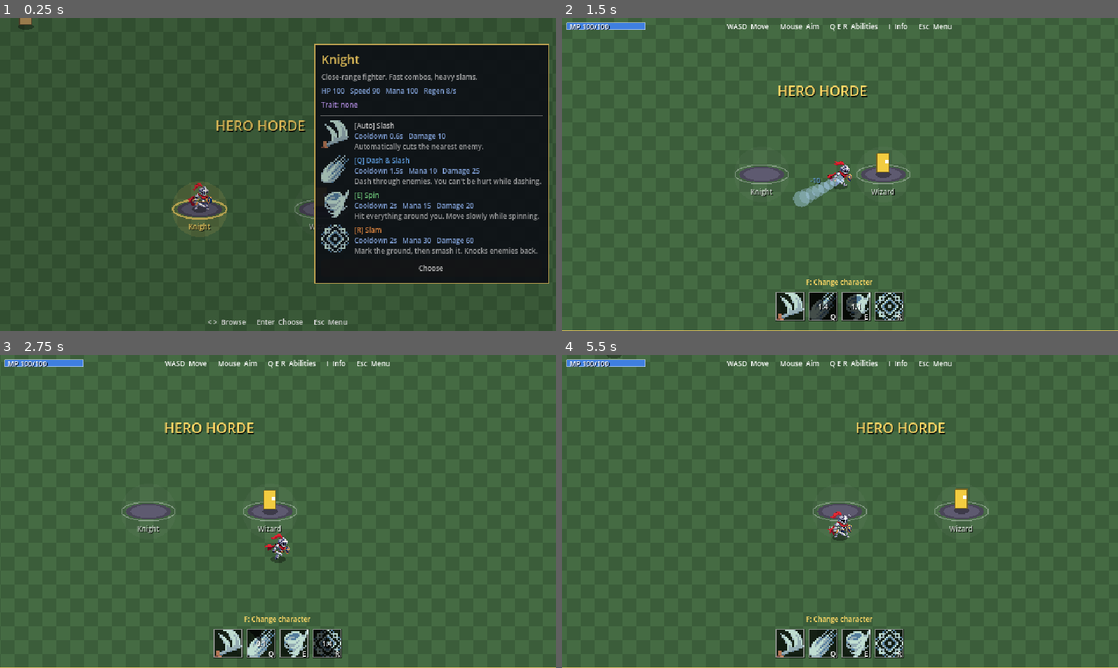
Above: before the commit, frames 1-4 (two rows, left to right).
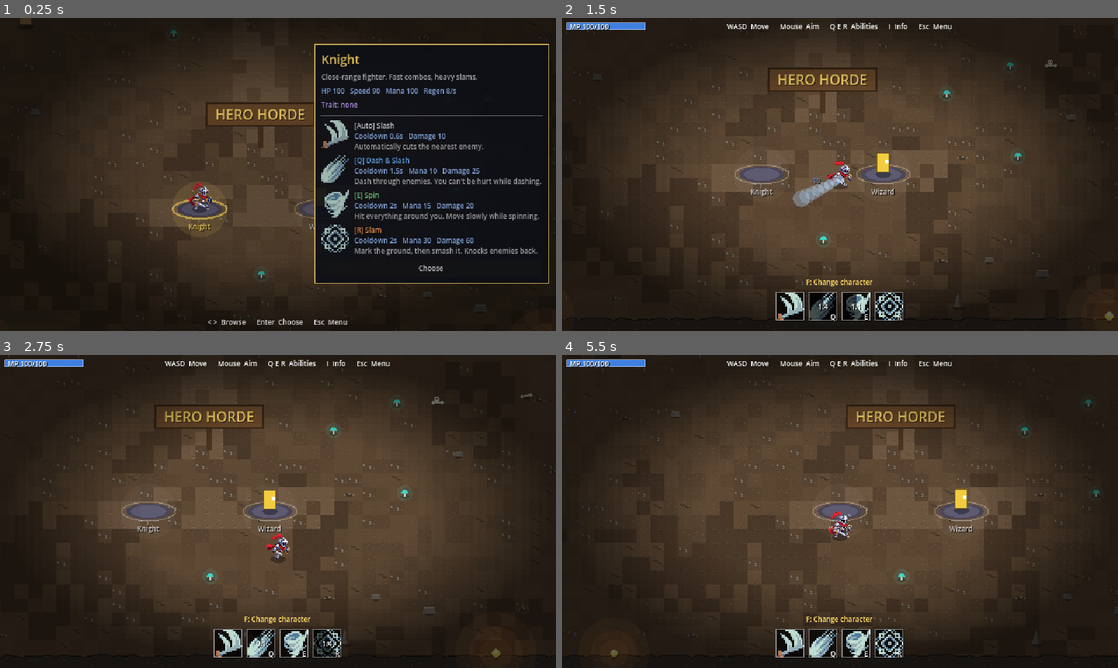
Above: after the commit, the same moments.

Repository: boki-io/game
Game: Godot game, scene res://scenes/hub.tscn
Two runs of this game, one before a commit and one after it. Both use one fixed random seed, a clock stepped at 60 frames per second and the inputs below.
Inputs (mouse positions are in pixels of both pictures, inside the frame that each line leads up to):
- Up to frame 1 (0.25 s): no input
- Up to frame 2 (1.5 s): tap Enter (hub_confirm) at 0.5 s; move the mouse to (762, 196) at 0.52 s; hold D (hub_right) 0.53-1.28 s; tap E (ability_e) at 0.6 s; click (762, 196) at 0.67 s; move the mouse to (923, 161) at 1.27 s; hold S (move_down) from 1.28 s (still down); tap Q (ability_q) at 1.35 s; click (923, 161) at 1.42 s
- Up to frame 3 (2.75 s): move the mouse to (333, 442) at 2.02 s; release S (move_down) at 2.03 s; hold D (hub_right) from 2.03 s (still down); tap R (ability_r) at 2.1 s; click (333, 442) at 2.17 s
- Up to frame 4 (5.5 s): move the mouse to (812, 574) at 2.77 s; release D (hub_right) at 2.78 s; hold W (move_up) 2.78-3.53 s; tap Enter (hub_confirm) at 2.85 s; click (812, 574) at 2.92 s; move the mouse to (1006, 558) at 3.52 s; hold I (hub_info) 3.53-4.28 s; hold A (hub_left) 3.53-5 s; click (1006, 558) at 3.67 s; move the mouse to (673, 464) at 4.27 s; tap F (interact) at 4.35 s; click (673, 464) at 4.42 s; click "Choose" at 5 s

The runs differ from the first frame. In frame 1, 64% of the frame differs, in the area x 0-100%, y 0-100%; in frame 2, 96%; in frame 3, 96%; in frame 4, 96%.

Commit message:
Hub cave look (M27)
Dirt floor (Ground look option), solid rock walls (Arena wall_band), flickering
wall torches, a vignette, seeded decor kept off gameplay areas and a wooden post
sign. The run's arena is unchanged.

Co-Authored-By: Claude Sonnet 5.5 <noreply@anthropic.com>

Diff:
--- a/scenes/hub.tscn
+++ b/scenes/hub.tscn
@@ -13,6 +13,17 @@
 [ext_resource type="Script" path="res://scripts/systems/player_projectiles.gd" id="11"]
 [ext_resource type="PackedScene" path="res://scenes/player_projectile.tscn" id="12"]
 [ext_resource type="Script" path="res://scripts/systems/effects.gd" id="13"]
+[ext_resource type="Script" path="res://scripts/hub/hub_cave.gd" id="14"]
+
+[sub_resource type="Gradient" id="vignette_gradient"]
+offsets = PackedFloat32Array(0.5, 1.0)
+colors = PackedColorArray(0, 0, 0, 0, 0, 0, 0, 0.62)
+
+[sub_resource type="GradientTexture2D" id="vignette_texture"]
+gradient = SubResource("vignette_gradient")
+fill = 1
+fill_from = Vector2(0.5, 0.5)
+fill_to = Vector2(1, 0.5)
 
 [node name="Hub" type="Node2D"]
 y_sort_enabled = true
@@ -21,14 +32,20 @@
 [node name="Arena" type="Node2D" parent="."]
 script = ExtResource("2")
 size = Vector2i(960, 560)
+wall_band = 16
 
 [node name="World" type="Node2D" parent="."]
 y_sort_enabled = true
 
 [node name="Ground" type="TileMapLayer" parent="World"]
 script = ExtResource("3")
+look = 1
+path_rects = Array[Rect2]([Rect2(450, 0, 60, 390), Rect2(330, 360, 300, 40)])
 
 [node name="Pedestals" type="Node2D" parent="World"]
+y_sort_enabled = true
+
+[node name="Decor" type="Node2D" parent="World"]
 y_sort_enabled = true
 
 [node name="Dummies" type="Node2D" parent="World"]
@@ -47,14 +64,28 @@
 [node name="Effects" type="Node2D" parent="World"]
 script = ExtResource("13")
 
+[node name="Cave" type="Node2D" parent="."]
+script = ExtResource("14")
+
 [node name="Door" type="Node2D" parent="."]
 position = Vector2(480, 0)
 script = ExtResource("5")
+wall_band = 16.0
 
 [node name="Camera" type="Camera2D" parent="."]
 script = ExtResource("4")
 
 [node name="UI" type="CanvasLayer" parent="."]
+
+[node name="Vignette" type="TextureRect" parent="UI"]
+anchors_preset = 15
+anchor_right = 1.0
+anchor_bottom = 1.0
+grow_horizontal = 2
+grow_vertical = 2
+mouse_filter = 2
+texture = SubResource("vignette_texture")
+expand_mode = 1
 
 [node name="Hud" type="Control" parent="UI"]
 layout_mode = 3
--- a/scripts/hub.gd
+++ b/scripts/hub.gd
@@ -20,6 +20,9 @@
 const SPAWN_BELOW_PEDESTAL := 30.0
 const SPAWN_BELOW_DOOR := 40.0  # below the door trigger, when returning from a run
 const CAMERA_BLEND := 0.3
+const WALL_BAND := 16.0  # the rock band; matches the Arena's wall_band in hub.tscn
+const SIGN_POS := Vector2(480, 290)
+const TRAINING_AREA := Rect2(110, 100, 140, 120)
 const BROWSE_HINT := "< >  Browse      Enter  Choose      Esc  Menu"
 const WALK_HINT := "WASD  Move      Mouse  Aim      Q E R  Abilities      I  Info      Esc  Menu"
 
@@ -47,6 +50,7 @@
 	characters = CharacterRegistry.all()
 	_build_pedestals()
 	_build_dummies()
+	_build_cave()
 	panel.choose_pressed.connect(_confirm)
 	door.player_entered.connect(_enter_run)
 	door.set_open(false)
@@ -55,7 +59,7 @@
 	if last:
 		for i in characters.size():
 			if characters[i].id == last.id:
-				_enter_walk(i, Vector2(door.position.x, SPAWN_BELOW_DOOR + HubDoor.SIZE.y), true)
+				_enter_walk(i, Vector2(door.position.x, WALL_BAND + SPAWN_BELOW_DOOR + HubDoor.SIZE.y), true)
 				return
 	_enter_browse(0, true)
 
@@ -97,6 +101,31 @@
 		p.setup(characters[i])
 		p.clicked.connect(_on_pedestal_clicked)
 		pedestals.append(p)
+
+
+## Torches on the walls and the decor, which keeps clear of everything gameplay uses.
+func _build_cave() -> void:
+	var size := Vector2(Arena.world_size)
+	var cave: HubCave = $Cave
+	var b := WALL_BAND
+	cave.wall_band = b
+	cave.torches = [Vector2(door.position.x - 44.0, 9.0), Vector2(door.position.x + 44.0, 9.0),
+		Vector2(150.0, size.y - b + 1.0), Vector2(size.x - 150.0, size.y - b + 1.0), Vector2(b - 3.0, 170.0)]
+	for item in HubDecor.layout(size, b, reserved_areas()):
+		var decor := HubDecor.new()
+		decor.kind = item.kind
+		decor.variant = item.variant
+		decor.position = item.pos
+		$World/Decor.add_child(decor)
+
+
+## Floor the decor must stay off: the pedestals, the training area, the lane from the door and the sign.
+func reserved_areas() -> Array[Rect2]:
+	var out: Array[Rect2] = [TRAINING_AREA, Rect2(SIGN_POS.x - 70.0, SIGN_POS.y - 30.0, 140.0, 50.0),
+		Rect2(door.position.x - 24.0, 0.0, 48.0, 110.0)]
+	for p in pedestals:
+		out.append(Rect2(p.position + Vector2(-34, -60), Vector2(68, 90)))
+	return out
 
 
 ## Three indestructible training dummies north-west of the room. Their data is set before they enter the tree
@@ -217,9 +246,12 @@
 	GameSession.start_run(characters[focus_index])
 
 
+## The title on a wooden post sign.
 func _draw() -> void:
 	var font := ThemeDB.fallback_font
-	var pos := Vector2(CENTER_X - 100.0, 290.0)
-	draw_string(font, pos + Vector2(1, 1), "HERO HORDE", HORIZONTAL_ALIGNMENT_CENTER, 200.0, 16, Color(0, 0, 0, 0.8))
+	draw_rect(Rect2(SIGN_POS + Vector2(-3, -8), Vector2(6, 28)), Color("4a3320"))
+	draw_rect(Rect2(SIGN_POS + Vector2(-62, -32), Vector2(124, 26)), Color("6b4a2b"))
+	draw_rect(Rect2(SIGN_POS + Vector2(-62, -32), Vector2(124, 26)), Color("3a2716"), false, 2.0)
+	draw_string(font, SIGN_POS + Vector2(-100, -13) + Vector2(1, 1), "HERO HORDE", HORIZONTAL_ALIGNMENT_CENTER, 200.0, 16, Color(0, 0, 0, 0.6))
+	draw_string(font, SIGN_POS + Vector2(-100, -13), "HERO HORDE", HORIZONTAL_ALIGNMENT_CENTER, 200.0, 16, Color("ffd866"))
 	draw_string(font, Vector2(90, 100), "TRAINING", HORIZONTAL_ALIGNMENT_CENTER, 120.0, 8, Color(1, 1, 1, 0.4))
-	draw_string(font, pos, "HERO HORDE", HORIZONTAL_ALIGNMENT_CENTER, 200.0, 16, Color("ffd866"))
--- /dev/null
+++ b/scripts/hub/hub_cave.gd
@@ -0,0 +1,96 @@
+class_name HubCave
+extends Node2D
+## The cave walls of the hub: a band of rock along every edge with a ragged inner edge, and the wall torches
+## (flickering flames with a warm additive glow). Drawing only; the solid collision is the Arena's.
+
+const ROCK := Color("3a322b")
+const ROCK_DARK := Color("1e1a17")
+const ROCK_LIGHT := Color("4d443a")
+const STEP := 8.0
+const ROCK_SEED := 99
+
+@export var wall_band := 16.0
+## Torches along the walls, in world coordinates.
+var torches: Array[Vector2] = []
+
+var _rock_edges: Array[PackedVector2Array] = []  # one polygon per side
+var _flecks: Array[Rect2] = []
+var _time := 0.0
+var _glow: TorchGlow
+
+
+func _ready() -> void:
+	z_index = -9
+	_build_rock()
+	_glow = TorchGlow.new()
+	_glow.cave = self
+	_glow.z_index = 20
+	var mat := CanvasItemMaterial.new()
+	mat.blend_mode = CanvasItemMaterial.BLEND_MODE_ADD
+	_glow.material = mat
+	add_child(_glow)
+
+
+func _process(delta: float) -> void:
+	_time += delta
+	_glow.queue_redraw()
+	queue_redraw()
+
+
+## Flicker for torch `i`: about 0.85 .. 1.15.
+func flicker(i: int) -> float:
+	return 1.0 + 0.1 * sin(_time * 9.0 + i * 2.3) + 0.05 * sin(_time * 23.0 + i * 5.1)
+
+
+func _build_rock() -> void:
+	var rng := RandomNumberGenerator.new()
+	rng.seed = ROCK_SEED
+	var w := float(Arena.world_size.x)
+	var h := float(Arena.world_size.y)
+	var b := wall_band
+	# Each side: a polygon from the room's edge to a jagged line that never goes past the collider (b).
+	var sides := [
+		[Vector2(0, 0), Vector2(1, 0), w, Vector2(0, 1)],
+		[Vector2(0, h), Vector2(1, 0), w, Vector2(0, -1)],
+		[Vector2(0, 0), Vector2(0, 1), h, Vector2(1, 0)],
+		[Vector2(w, 0), Vector2(0, 1), h, Vector2(-1, 0)],
+	]
+	for side in sides:
+		var origin: Vector2 = side[0]
+		var along: Vector2 = side[1]
+		var length: float = side[2]
+		var inward: Vector2 = side[3]
+		var pts := PackedVector2Array([origin, origin + along * length])
+		var d := length
+		while d >= 0.0:
+			var depth := b - rng.randf_range(0.0, 4.0)
+			pts.append(origin + along * d + inward * depth)
+			if rng.randf() < 0.5:
+				_flecks.append(Rect2(origin + along * d + inward * rng.randf_range(2.0, b - 5.0), Vector2(3, 2)))
+			d -= STEP
+		_rock_edges.append(pts)
+
+
+func _draw() -> void:
+	for poly in _rock_edges:
+		draw_colored_polygon(poly, ROCK)
+		var outline := poly.slice(2)
+		draw_polyline(outline, ROCK_DARK, 1.0)
+	for f in _flecks:
+		draw_rect(f, ROCK_LIGHT)
+	for t in torches:  # the bracket and the flame's stem
+		draw_rect(Rect2(t + Vector2(-2, 0), Vector2(4, 6)), Color("2b2018"))
+
+
+## The soft glow and flame of every torch, drawn additively on its own node.
+class TorchGlow extends Node2D:
+	var cave: HubCave
+
+	func _draw() -> void:
+		for i in cave.torches.size():
+			var p := cave.torches[i] + Vector2(0, -2)
+			var f := cave.flicker(i)
+			for r in [46.0, 30.0, 18.0]:
+				draw_circle(p, r * f, Color(1.0, 0.55, 0.2, 0.08))
+			draw_circle(p, 4.5 * f, Color(1.0, 0.65, 0.2, 0.9))
+			draw_circle(p + Vector2(0, -2), 2.0 * f, Color(1.0, 0.95, 0.6, 0.9))
--- /dev/null
+++ b/scripts/hub/hub_decor.gd
@@ -0,0 +1,96 @@
+class_name HubDecor
+extends Node2D
+## One piece of non-blocking cave decor: a stalagmite, rock, pebbles, bones or a glowing mushroom.
+## `layout()` decides where they go: seeded (the same every launch), mostly along the walls, and never on
+## the reserved areas (pedestals, training area, door lane, sign).
+
+enum Kind { STALAGMITE, ROCK, PEBBLES, BONES, MUSHROOM }
+
+const COUNT := 48  # at most 60
+const CLEARANCE := 24.0
+const WALL_MARGIN := 10.0  # how far in from the rock band decor may start
+const DECOR_SEED := 7
+
+var kind := Kind.ROCK
+var variant := 0
+
+
+## A list of {kind, pos, variant}. `size` is the room, `band` the rock band, `reserved` rectangles to keep clear.
+static func layout(size: Vector2, band: float, reserved: Array[Rect2]) -> Array[Dictionary]:
+	var rng := RandomNumberGenerator.new()
+	rng.seed = DECOR_SEED
+	var out: Array[Dictionary] = []
+	var keep_out: Array[Rect2] = []
+	for r in reserved:
+		keep_out.append(r.grow(CLEARANCE))
+	var tries := 0
+	while out.size() < COUNT and tries < 2000:
+		tries += 1
+		var kind_roll := rng.randf()
+		var k: Kind
+		var pos: Vector2
+		if kind_roll < 0.35:  # stalagmites and rocks hug the walls
+			k = Kind.STALAGMITE if rng.randf() < 0.6 else Kind.ROCK
+			pos = _near_wall(rng, size, band)
+		else:
+			k = [Kind.PEBBLES, Kind.PEBBLES, Kind.BONES, Kind.MUSHROOM, Kind.ROCK][rng.randi_range(0, 4)]
+			pos = Vector2(rng.randf_range(band + WALL_MARGIN, size.x - band - WALL_MARGIN),
+				rng.randf_range(band + WALL_MARGIN + 12.0, size.y - band - WALL_MARGIN))
+		var blocked := false
+		for r in keep_out:
+			if r.has_point(pos):
+				blocked = true
+				break
+		if not blocked:
+			out.append({kind = k, pos = pos.round(), variant = rng.randi_range(0, 2)})
+	return out
+
+
+static func _near_wall(rng: RandomNumberGenerator, size: Vector2, band: float) -> Vector2:
+	var inset := band + WALL_MARGIN + rng.randf_range(0.0, 14.0)
+	match rng.randi_range(0, 3):
+		0:
+			return Vector2(rng.randf_range(inset, size.x - inset), inset + 10.0)
+		1:
+			return Vector2(rng.randf_range(inset, size.x - inset), size.y - inset)
+		2:
+			return Vector2(inset, rng.randf_range(inset + 10.0, size.y - inset))
+		_:
+			return Vector2(size.x - inset, rng.randf_range(inset + 10.0, size.y - inset))
+
+
+func _draw() -> void:
+	draw_set_transform(Vector2.ZERO)
+	_shadow(7.0 if kind == Kind.STALAGMITE else 5.0)
+	match kind:
+		Kind.STALAGMITE:
+			var h := 14.0 + variant * 5.0
+			draw_colored_polygon(PackedVector2Array([Vector2(-6, 0), Vector2(-1, -h), Vector2(6, 0)]), Color("6b6256"))
+			draw_colored_polygon(PackedVector2Array([Vector2(-1, -h), Vector2(6, 0), Vector2(1, 0)]), Color("4c453c"))
+		Kind.ROCK:
+			var w := 6.0 + variant * 2.0
+			draw_colored_polygon(PackedVector2Array([Vector2(-w, 0), Vector2(-w + 2, -w), Vector2(w - 2, -w + 1), Vector2(w, 0)]), Color("6a625a"))
+			draw_line(Vector2(-w + 2, -w), Vector2(w - 2, -w + 1), Color("857c72"), 1.0)
+		Kind.PEBBLES:
+			for i in 3:
+				draw_rect(Rect2(Vector2(-6 + i * 5 + variant, -1 - (i % 2)), Vector2(2 + (i % 2), 2)), Color("7a7268"))
+		Kind.BONES:
+			draw_line(Vector2(-5, -1), Vector2(5, -3 + variant), Color("cfc8b4"), 2.0)
+			draw_circle(Vector2(5, -3 + variant), 1.6, Color("cfc8b4"))
+			draw_circle(Vector2(-5, -1), 1.6, Color("cfc8b4"))
+			if variant == 2:
+				draw_circle(Vector2(-1, -5), 3.0, Color("d8d2c0"))
+				draw_rect(Rect2(-2, -6, 1, 1), Color("2a2622"))
+				draw_rect(Rect2(0, -6, 1, 1), Color("2a2622"))
+		Kind.MUSHROOM:
+			draw_circle(Vector2(0, -4), 9.0, Color(0.3, 0.9, 0.85, 0.10))
+			draw_rect(Rect2(-1, -4, 2, 4), Color("b9c9c4"))
+			draw_colored_polygon(PackedVector2Array([Vector2(-4, -4), Vector2(-2, -8), Vector2(2, -8), Vector2(4, -4)]), Color("3fd6c4"))
+
+
+func _shadow(radius: float) -> void:
+	var pts := PackedVector2Array()
+	for i in 12:
+		var a := TAU * i / 12.0
+		pts.append(Vector2(cos(a) * radius, sin(a) * radius * 0.4))
+	draw_colored_polygon(pts, Color(0, 0, 0, 0.3))
--- a/scripts/hub/hub_door.gd
+++ b/scripts/hub/hub_door.gd
@@ -6,6 +6,8 @@
 signal player_entered
 
 const SIZE := Vector2(48, 24)
+## The rock band the doorway is carved into: the trigger sits just inside it, on the walkable floor.
+@export var wall_band := 0.0
 ## Ignores the Player for this long after the scene loads, so a return from a run cannot re-trigger it.
 const GRACE_TIME := 1.0
 
@@ -25,7 +27,7 @@
 	shape.size = SIZE
 	var cs := CollisionShape2D.new()
 	cs.shape = shape
-	cs.position = Vector2(0, SIZE.y / 2.0)
+	cs.position = Vector2(0, wall_band + SIZE.y / 2.0)
 	_trigger.add_child(cs)
 	_trigger.body_entered.connect(_on_body_entered)
 	add_child(_trigger)
@@ -50,7 +52,7 @@
 
 func _draw() -> void:
 	var w := SIZE.x
-	var frame := Rect2(-w / 2.0 - 3.0, 0, w + 6.0, SIZE.y + 3.0)
+	var frame := Rect2(-w / 2.0 - 3.0, 0, w + 6.0, SIZE.y + 3.0)  # carved into the band, so no taller with it
 	draw_rect(frame, Color("2a2833"))
 	var inner := Rect2(-w / 2.0, 0, w, SIZE.y)
 	draw_rect(inner, Color("ffd866", 0.9) if is_open else Color("0c0b10"))
--- a/scripts/systems/arena.gd
+++ b/scripts/systems/arena.gd
@@ -10,6 +10,9 @@
 static var world_size := Vector2i(1600, 896)
 
 @export var size := Vector2i(1600, 896)
+## A solid, visible band of rock along every edge (the hub's cave walls). The colliders sit at the band's inner
+## edge. 0 keeps the plain walls outside the arena and the yellow border (the run).
+@export var wall_band := 0
 
 
 func _enter_tree() -> void:
@@ -25,10 +28,11 @@
 	var w := float(size.x)
 	var h := float(size.y)
 	var t := WALL_THICKNESS
-	_add_wall(walls, Rect2(-t, -t, w + 2 * t, t))
-	_add_wall(walls, Rect2(-t, h, w + 2 * t, t))
-	_add_wall(walls, Rect2(-t, 0, t, h))
-	_add_wall(walls, Rect2(w, 0, t, h))
+	var b := float(wall_band)
+	_add_wall(walls, Rect2(-t, -t, w + 2 * t, t + b))
+	_add_wall(walls, Rect2(-t, h - b, w + 2 * t, t + b))
+	_add_wall(walls, Rect2(-t, 0, t + b, h))
+	_add_wall(walls, Rect2(w - b, 0, t + b, h))
 
 
 func _add_wall(body: StaticBody2D, rect: Rect2) -> void:
@@ -41,4 +45,6 @@
 
 
 func _draw() -> void:
+	if wall_band > 0:
+		return  # the cave draws its own rock
 	draw_rect(Rect2(Vector2.ZERO, Vector2(size)), Color("e0c060"), false, 2.0)
--- a/scripts/systems/ground.gd
+++ b/scripts/systems/ground.gd
@@ -2,10 +2,20 @@
 ## Placeholder checkerboard ground built at runtime until a real tileset exists.
 
 const TILE := 16
+const DIRT_SEED := 4242
+
+enum Look { GRASS, DIRT }
+
+@export var look := Look.GRASS
+## DIRT only: floor that gets the lighter, worn-path tiles (the walk from the door to the pedestals).
+@export var path_rects: Array[Rect2] = []
 
 
 func _ready() -> void:
 	z_index = -10
+	if look == Look.DIRT:
+		_build_dirt()
+		return
 	var img := Image.create(TILE * 2, TILE, false, Image.FORMAT_RGBA8)
 	img.fill_rect(Rect2i(0, 0, TILE, TILE), Color("3b5d3a"))
 	img.fill_rect(Rect2i(TILE, 0, TILE, TILE), Color("456b43"))
@@ -21,3 +31,74 @@
 	for x in Arena.world_size.x / TILE:
 		for y in Arena.world_size.y / TILE:
 			set_cell(Vector2i(x, y), 0, Vector2i((x + y) % 2, 0))
+
+
+## Dirt floor: plain tiles in a few shades, with seeded speckles; some pebbled and cracked ones, darker patches
+## from noise and lighter worn paths. Seeded, so the floor is the same on every launch.
+const DIRT_PLAIN := [Color("5b4632"), Color("604a35"), Color("574330"), Color("5e4934")]
+const DIRT_DARK := Color("4a3828")
+const DIRT_LIGHT := Color("6d5640")
+const VARIANT_DARK := 4
+const VARIANT_LIGHT := 5
+const VARIANT_PEBBLED := 6
+const VARIANT_CRACKED := 7
+
+
+func _build_dirt() -> void:
+	var rng := RandomNumberGenerator.new()
+	rng.seed = DIRT_SEED
+	var img := Image.create(TILE * 8, TILE, false, Image.FORMAT_RGBA8)
+	for v in 8:
+		var base: Color = DIRT_PLAIN[v % 4]
+		if v == VARIANT_DARK:
+			base = DIRT_DARK
+		elif v == VARIANT_LIGHT:
+			base = DIRT_LIGHT
+		img.fill_rect(Rect2i(v * TILE, 0, TILE, TILE), base)
+		for i in 7:  # speckles
+			var c := base.darkened(0.18) if rng.randf() < 0.6 else base.lightened(0.12)
+			img.set_pixel(v * TILE + rng.randi_range(0, TILE - 1), rng.randi_range(0, TILE - 1), c)
+		if v == VARIANT_PEBBLED:
+			for i in 3:
+				var p := Vector2i(v * TILE + rng.randi_range(1, TILE - 4), rng.randi_range(1, TILE - 4))
+				img.fill_rect(Rect2i(p, Vector2i(2, 2)), Color("7a7268"))
+				img.set_pixel(p.x, p.y + 2, Color("3a342e"))
+		elif v == VARIANT_CRACKED:
+			var p := Vector2i(v * TILE + 2, 3)
+			for i in 11:
+				img.set_pixel(p.x + i, clampi(p.y + i / 2 + rng.randi_range(-1, 1), 0, TILE - 1), Color("33261b"))
+	var source := TileSetAtlasSource.new()
+	source.texture = ImageTexture.create_from_image(img)
+	source.texture_region_size = Vector2i(TILE, TILE)
+	for v in 8:
+		source.create_tile(Vector2i(v, 0))
+	var ts := TileSet.new()
+	ts.tile_size = Vector2i(TILE, TILE)
+	ts.add_source(source, 0)
+	tile_set = ts
+
+	var noise := FastNoiseLite.new()
+	noise.seed = DIRT_SEED
+	noise.frequency = 0.06
+	for x in Arena.world_size.x / TILE:
+		for y in Arena.world_size.y / TILE:
+			var cell := Vector2i(x, y)
+			var centre := Vector2(x + 0.5, y + 0.5) * TILE
+			var roll := rng.randf()
+			var variant := rng.randi_range(0, 3)
+			if _on_path(centre) and roll < 0.55:
+				variant = VARIANT_LIGHT
+			elif noise.get_noise_2d(x, y) > 0.2 and roll < 0.7:
+				variant = VARIANT_DARK
+			elif roll > 0.95:
+				variant = VARIANT_CRACKED
+			elif roll > 0.88:
+				variant = VARIANT_PEBBLED
+			set_cell(cell, 0, Vector2i(variant, 0))
+
+
+func _on_path(pos: Vector2) -> bool:
+	for r in path_rects:
+		if r.has_point(pos):
+			return true
+	return false
--- /dev/null
+++ b/tests/hub_cave.gd
@@ -0,0 +1,107 @@
+extends SceneTree
+## The hub's cave: the rock band is solid on all four sides (the Player stops at its inner edge), the door still
+## triggers, decor stays off the reserved areas and is limited, and the floor and decor are identical on every load.
+## Run: godot --headless --path . --script tests/hub_cave.gd
+
+const BAND := 16.0
+const PLAYER_BODY := 10.0  # the collision circle: centre 5px above the feet, radius 5
+
+var _failed := false
+var _players: Node
+
+
+func _check(ok: bool, what: String) -> void:
+	if not ok:
+		_failed = true
+		print("FAIL: ", what)
+
+
+func _wait(frames: int) -> void:
+	for i in frames:
+		await physics_frame
+
+
+func _floor_hash(hub: Node) -> int:
+	var ground: TileMapLayer = hub.get_node("World/Ground")
+	var cells := []
+	for c in ground.get_used_cells():
+		cells.append([c, ground.get_cell_atlas_coords(c)])
+	return hash(cells)
+
+
+func _decor_signature(hub: Node) -> Array:
+	var out := []
+	for d in hub.get_node("World/Decor").get_children():
+		out.append([d.kind, d.variant, d.position])
+	return out
+
+
+func _init() -> void:
+	await process_frame
+	await process_frame
+	_players = root.get_node("PlayerRegistry")
+	var hub: Node = load("res://scenes/hub.tscn").instantiate()
+	root.add_child(hub)
+	current_scene = hub
+	await _wait(90)
+	var size := Vector2(960, 560)
+	_check(hub.get_node("Arena").wall_band == int(BAND), "the hub's rock band is 16px")
+
+	# Decor: limited, clear of everything reserved, deterministic.
+	var decor: Array = hub.get_node("World/Decor").get_children()
+	_check(decor.size() > 0 and decor.size() <= 60, "decor count is 1..60 (%d)" % decor.size())
+	for d in decor:
+		for r in hub.reserved_areas():
+			_check(not r.grow(24.0).has_point(d.position), "decor at %s is within 24px of a reserved area" % d.position)
+		_check(Rect2(Vector2(BAND, BAND), size - Vector2(BAND, BAND) * 2.0).has_point(d.position), "decor at %s is inside the walls" % d.position)
+	var layout_a := HubDecor.layout(size, BAND, hub.reserved_areas())
+	var layout_b := HubDecor.layout(size, BAND, hub.reserved_areas())
+	_check(layout_a == layout_b, "the decor layout is seeded")
+
+	var hash_a := _floor_hash(hub)
+	var sig_a := _decor_signature(hub)
+	var hub2: Node = load("res://scenes/hub.tscn").instantiate()
+	root.add_child(hub2)
+	await _wait(3)
+	_check(_floor_hash(hub2) == hash_a, "the floor is identical on every load")
+	_check(_decor_signature(hub2) == sig_a, "the decor is identical on every load")
+	hub2.queue_free()
+	await _wait(3)
+	current_scene = hub
+
+	# Walls: walk into each side and stop at the band's inner edge.
+	hub._focus(0, true)
+	await _wait(20)
+	hub._confirm()
+	await _wait(5)
+	var p = _players.players[0]
+	var tries := {
+		"north": [Vector2(300, 60), Vector2(0, -80)],
+		"south": [Vector2(300, 500), Vector2(0, 80)],
+		"west": [Vector2(60, 300), Vector2(-80, 0)],
+		"east": [Vector2(900, 300), Vector2(80, 0)],
+	}
+	for side in tries:
+		p.global_position = tries[side][0]
+		p.move_and_collide(tries[side][1])
+		var pos: Vector2 = p.global_position
+		match side:
+			"north":
+				_check(pos.y >= BAND + PLAYER_BODY - 0.5, "north rock band is solid (y=%.1f)" % pos.y)
+			"south":
+				_check(pos.y <= size.y - BAND + 0.5, "south rock band is solid (y=%.1f)" % pos.y)
+			"west":
+				_check(pos.x >= BAND + 5.0 - 0.5, "west rock band is solid (x=%.1f)" % pos.x)
+			"east":
+				_check(pos.x <= size.x - BAND - 5.0 + 0.5, "east rock band is solid (x=%.1f)" % pos.x)
+
+	# The door still triggers at the band's inner edge.
+	await _wait(20)
+	p.global_position = Vector2(480, 80)
+	await _wait(3)
+	p.global_position = Vector2(480, 30)
+	await _wait(5)
+	_check(root.get_node("SceneFader").busy, "the door triggers just inside the rock band")
+
+	print("FAIL" if _failed else "PASS")
+	quit(1 if _failed else 0)
--- a/tests/hub_walk.gd
+++ b/tests/hub_walk.gd
@@ -104,9 +104,9 @@
 
 	# The door starts a run.
 	await _wait(20)
-	p.global_position = Vector2(480, 60)
+	p.global_position = Vector2(480, 80)
 	await _wait(3)
-	p.global_position = Vector2(480, 12)
+	p.global_position = Vector2(480, 30)
 	await _wait(5)
 	_check(_fader.busy, "walking into the door starts the fade")
 	await _wait(120)
--- a/tests/scene_flow.gd
+++ b/tests/scene_flow.gd
@@ -75,7 +75,7 @@
 	var players = root.get_node("PlayerRegistry").players
 	_check(players.size() == 1 and players[0].character == knight, "back in the hub as the Knight")
 	_check(current_scene.mode == current_scene.Mode.WALK, "return lands in walk mode")
-	_check(players[0].global_position.y > 40.0 and players[0].global_position.y < 80.0, "below the door")
+	_check(players[0].global_position.y > 60.0 and players[0].global_position.y < 100.0, "below the door")
 	for i in 90:
 		await physics_frame
 	_check(_scene_name() == "Hub", "the return does not re-enter the run")
Not shown, added: scripts/hub/hub_cave.gd.uid
Not shown, added: scripts/hub/hub_decor.gd.uid
Not shown, added: tests/hub_dummies.gd.uid
Not shown, changed: docs/spec-0.4.md
